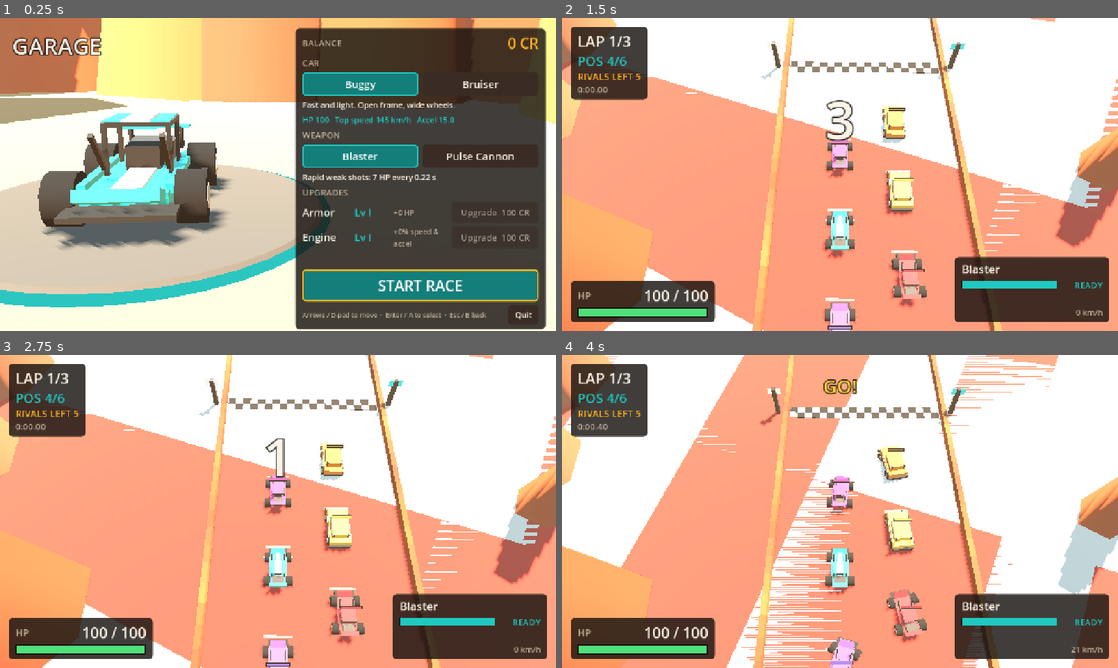
Above: before the commit, frames 1-4 (two rows, left to right).
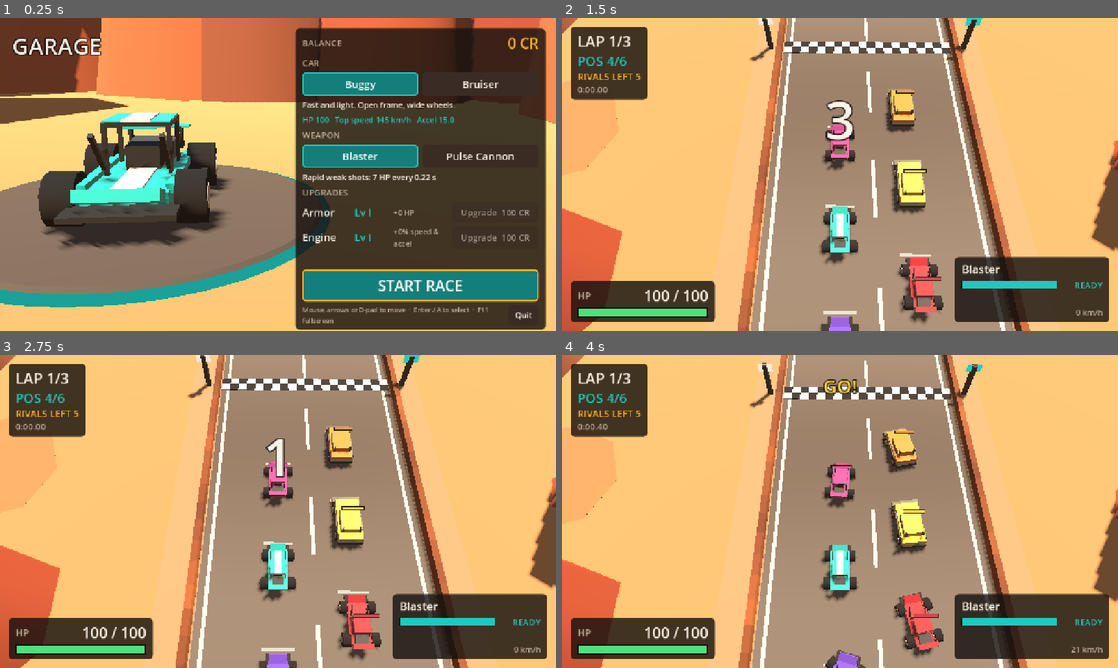
Above: after the commit, the same moments.

Repository: traumaplaylist/racing
Game: Godot game, scene res://scenes/garage.tscn
Two runs of this game, one before a commit and one after it. Both use one fixed random seed, a clock stepped at 60 frames per second and the inputs below.
Inputs (mouse positions are in pixels of both pictures, inside the frame that each line leads up to):
- Up to frame 1 (0.25 s): no input
- Up to frame 2 (1.5 s): click "START RACE" at 0.5 s; tap Enter (ui_accept) at 1.25, 1.35 s; move the mouse to (962, 158) at 1.27 s; hold D (steer_right) from 1.28 s (still down)
- Up to frame 3 (2.75 s): tap Enter (ui_accept) at 1.52, 1.82, 2, 2.27, 2.3, 2.57 s; move the mouse to (166, 527) at 2.02 s; release D (steer_right) at 2.03 s; hold S (brake) from 2.03 s (still down); tap J (fire) at 2.1 s
- Up to frame 4 (4 s): move the mouse to (895, 442) at 2.77 s; release S (brake) at 2.78 s; hold D (steer_right) 2.78-3.53 s; tap Enter (ui_accept) at 2.85, 3.77, 3.8 s; tap R (reset_car) at 3.5 s; move the mouse to (812, 574) at 3.52 s; hold W (accelerate) from 3.53 s (still down); tap J (fire) at 3.6 s

The runs differ from the first frame. In frame 1, 57% of the frame differs, in the area x 0-100%, y 0-100%; in frame 2, 83%; in frame 3, 83%; in frame 4, 85%.

Commit message:
Visual pass, Windows export, acceptance report
- Fix track strip offsets (giant curb polygons) and sRGB vertex colors
- Linear tonemap, softer fog; readable desert canyon from the race camera
- Chevron boards tilted to the camera, pointing into the turn
- Camera closer to spec framing; F3 FPS counter; explicit gamepad A/B in menus
- Progress-based bot unstick; stuck-bot test
- Export presets (Windows + Linux smoke), tools/build_windows.sh
- docs: BUILD, PLAY, ACCEPTANCE_REPORT; ASSETS.md

Co-Authored-By: Claude Opus 5.5 <noreply@anthropic.com>
Claude-Session: https://claude.ai/code/session_01LHF2r6UST9SmE59PJVpUn6

Diff:
--- a/data/strings_en.json
+++ b/data/strings_en.json
@@ -23,7 +23,7 @@
   "upgrade_cant_afford": "Need {0} CR",
   "start_race": "START RACE",
   "quit_game": "Quit",
-  "garage_hint": "Arrows / D-pad to move  ·  Enter / A to select  ·  Esc / B back",
+  "garage_hint": "Mouse, arrows or D-pad to move  ·  Enter / A to select  ·  F11 fullscreen",
   "hud_lap": "LAP {0}/{1}",
   "hud_pos": "POS {0}/{1}",
   "hud_rivals": "RIVALS LEFT {0}",
--- a/scripts/autoload/game.gd
+++ b/scripts/autoload/game.gd
@@ -32,6 +32,8 @@
 	_setup_input()
 	_parse_debug_args()
 	load_game()
+	if debug_flags.has("scene"):
+		_debug_start.call_deferred()
 
 
 # ---------------------------------------------------------------- profile
@@ -255,6 +257,40 @@
 	TMP_PATH = "user://profile_%s.tmp.json" % n
 
 
+# ---------------------------------------------------------------- debug (debug builds only)
+
+var _shot_t := -1.0
+
+
+## --debug-scene=race|garage|results  --debug-shot=<secs>:<file.png>  --debug-autopilot
+## --debug-result=<reason>  (fake result for the results screen)
+func _debug_start() -> void:
+	var sc := str(debug_flags["scene"])
+	if debug_flags.has("result"):
+		last_result = {"id": "debug", "outcome": "win" if debug_flags["result"] in ["finished_first", "last_standing"] else "loss",
+			"reason": debug_flags["result"], "rival": "Viper", "place": 3, "player_finished": debug_flags["result"] == "finished_first",
+			"player_alive": debug_flags["result"] != "destroyed", "time": 165.4, "kills": 2,
+			"reward": Cfg.reward_for(str(debug_flags["result"])), "car": car_id, "weapon": weapon_id}
+		if debug_flags["result"] == "finished_first":
+			last_result["place"] = 1
+		last_result["id"] = "debug-%d" % Time.get_ticks_usec()
+		commit_result(last_result)
+	get_tree().change_scene_to_file("res://scenes/%s.tscn" % sc)
+
+
+func _process(delta: float) -> void:
+	if not debug_flags.has("shot"):
+		return
+	if _shot_t < 0.0:
+		_shot_t = float(str(debug_flags["shot"]).split(":")[0])
+	_shot_t -= delta
+	if _shot_t <= 0.0:
+		var path := str(debug_flags["shot"]).split(":")[1]
+		get_viewport().get_texture().get_image().save_png(path)
+		print("screenshot saved: ", path)
+		get_tree().quit()
+
+
 # ---------------------------------------------------------------- flow
 
 func goto_garage() -> void:
@@ -320,9 +356,11 @@
 	_bind("reset_car", [_key(KEY_R), _joy_btn(JOY_BUTTON_Y)])
 	_bind("pause", [_key(KEY_ESCAPE), _joy_btn(JOY_BUTTON_START)])
 	_bind("toggle_fullscreen", [_key(KEY_F11)])
+	_bind("toggle_fps", [_key(KEY_F3)])
 	# Menus: Godot's ui_* already have arrows, Enter, D-pad, A/B. Add the left stick.
 	_bind("ui_left", [_joy_axis(JOY_AXIS_LEFT_X, -1.0)])
 	_bind("ui_right", [_joy_axis(JOY_AXIS_LEFT_X, 1.0)])
 	_bind("ui_up", [_joy_axis(JOY_AXIS_LEFT_Y, -1.0)])
 	_bind("ui_down", [_joy_axis(JOY_AXIS_LEFT_Y, 1.0)])
+	_bind("ui_accept", [_joy_btn(JOY_BUTTON_A)])
 	_bind("ui_cancel", [_joy_btn(JOY_BUTTON_B)])
--- a/scripts/race/bot_driver.gd
+++ b/scripts/race/bot_driver.gd
@@ -17,7 +17,10 @@
 
 var _lat := 0.0
 var _stuck_t := 0.0
-var _wrong_t := 0.0
+var _reverse_t := 0.0
+var _prog := 0.0
+var _prog_t := 0.0
+var _last_s := -1.0
 var _rng := RandomNumberGenerator.new()
 var _want_boost := true
 # trigger discipline: react, fire a burst, then hold fire for a while
@@ -97,23 +100,37 @@
 
 	# ---- stuck / wrong way → same reset the player uses
 	if race.is_racing():
-		if spd < 1.5:
-			_stuck_t += dt
-		else:
-			_stuck_t = maxf(0.0, _stuck_t - dt * 2.0)
-		if car.forward().dot(track.tangent_at(car.s)) < -0.3:
-			_wrong_t += dt
-		else:
-			_wrong_t = 0.0
-		if _stuck_t > 2.5 or _wrong_t > 3.0:
-			if race.request_reset(car):
-				_stuck_t = 0.0
-				_wrong_t = 0.0
-		# blocked against something: try reversing out briefly
-		if _stuck_t > 1.0 and _stuck_t < 2.2:
-			car.throttle = 0.0
-			car.brake = 1.0
-			car.steer = -car.steer
+		_unstick(dt, spd)
+
+
+## Progress-based: if the car gains < 4 m of track in 3 s it requests the shared reset.
+## Short reverse manoeuvres first try to free it from a wall.
+func _unstick(dt: float, spd: float) -> void:
+	if _last_s < 0.0:
+		_last_s = car.s
+	_prog += track.delta_s(_last_s, car.s)
+	_last_s = car.s
+	_prog_t += dt
+	if _prog_t >= 3.0:
+		if _prog < 4.0:
+			race.request_reset(car)
+			_reverse_t = 0.0
+		_prog = 0.0
+		_prog_t = 0.0
+	if _reverse_t > 0.0:
+		_reverse_t -= dt
+		car.throttle = 0.0
+		car.brake = 1.0
+		car.steer = -car.steer
+		car.handbrake = false
+		return
+	if spd < 1.5 and car.throttle > 0.5:
+		_stuck_t += dt
+		if _stuck_t > 0.8:
+			_stuck_t = 0.0
+			_reverse_t = 1.0
+	else:
+		_stuck_t = 0.0
 
 
 func _pickup_line(target: float, hw: float) -> float:
--- a/scripts/race/race_camera.gd
+++ b/scripts/race/race_camera.gd
@@ -5,14 +5,14 @@
 
 @export var pitch_deg := 61.0
 @export var car_screen_y := 0.68         # player position from the top of the frame
-@export var dist_slow := 34.0            # camera→car distance when stopped
-@export var dist_fast := 46.0            # at top speed (pulls back to show turns earlier)
+@export var dist_slow := 29.0            # camera→car distance when stopped
+@export var dist_fast := 39.0            # at top speed (pulls back to show turns earlier)
 @export var yaw_smooth := 4.5
 @export var dist_smooth := 1.5
 
 var target: RaceCar
 var _yaw := 0.0
-var _dist := 34.0
+var _dist := 29.0
 var _shake := 0.0
 var _init_done := false
 
--- a/scripts/race/race_scene.gd
+++ b/scripts/race/race_scene.gd
@@ -15,3 +15,5 @@
 	hud.bind(race)
 	race.result_fixed.connect(func(r: Dictionary) -> void: Game.commit_result(r))
 	race.race_finished.connect(func(_r: Dictionary) -> void: Game.goto_results())
+	if Game.debug_flags.has("pause"):
+		get_tree().create_timer(float(Game.debug_flags["pause"])).timeout.connect(hud.set_paused.bind(true))
--- a/scripts/track/track_builder.gd
+++ b/scripts/track/track_builder.gd
@@ -54,13 +54,13 @@
 	sky.sky_material = sm
 	env.background_mode = Environment.BG_SKY
 	env.sky = sky
-	env.ambient_light_source = Environment.AMBIENT_SOURCE_SKY
-	env.ambient_light_energy = 0.75
-	env.tonemap_mode = Environment.TONE_MAPPER_FILMIC
-	env.tonemap_exposure = 1.05
+	env.ambient_light_source = Environment.AMBIENT_SOURCE_COLOR
+	env.ambient_light_color = Color("c9b8a6")
+	env.ambient_light_energy = 0.35
+	env.tonemap_mode = Environment.TONE_MAPPER_LINEAR
 	env.fog_enabled = true
-	env.fog_light_color = Color("e2bf98")
-	env.fog_density = 0.0016
+	env.fog_light_color = Color("c99a72")
+	env.fog_density = 0.0007
 	env.fog_sky_affect = 0.3
 	var we := WorldEnvironment.new()
 	we.environment = env
@@ -68,7 +68,7 @@
 	var sun := DirectionalLight3D.new()
 	sun.rotation_degrees = Vector3(-52, -38, 0)
 	sun.light_color = Color(1.0, 0.92, 0.8)
-	sun.light_energy = 1.25
+	sun.light_energy = 1.0
 	sun.shadow_enabled = true
 	sun.directional_shadow_max_distance = 140.0
 	sun.directional_shadow_mode = DirectionalLight3D.SHADOW_ORTHOGONAL
@@ -84,12 +84,12 @@
 	m.albedo_color = SAND
 	m.roughness = 1.0
 	mi.material_override = m
-	mi.position = Vector3(130, -0.02, 40)
+	mi.position = Vector3(130, -0.03, 40)
 	root.add_child(mi)
 	# darker sand patches for texture/scale cues
-	var mm := _multimesh(_cyl_mesh(1.0, 1.0, 0.02, 8), 260, true)
+	var mm := _multimesh(_cyl_mesh(1.0, 1.0, 0.01, 8), 260, true)
 	for i in 260:
-		var p := Vector3(rng.randf_range(-350, 600), 0.0, rng.randf_range(-450, 550))
+		var p := Vector3(rng.randf_range(-350, 600), -0.012, rng.randf_range(-450, 550))
 		var r := rng.randf_range(4, 18)
 		var t := Transform3D(Basis().scaled(Vector3(r, 1, r * rng.randf_range(0.5, 1.2))).rotated(Vector3.UP, rng.randf() * TAU), p)
 		mm.multimesh.set_instance_transform(i, t)
@@ -97,7 +97,7 @@
 	root.add_child(mm)
 
 
-func _strip(offset_a: float, offset_b: float, y: float, color: Color, jitter := 0.0, filter := Callable()) -> MeshInstance3D:
+func _strip(offset_a: Vector2, offset_b: Vector2, y: float, color: Color, jitter := 0.0, filter := Callable()) -> MeshInstance3D:
 	var st := SurfaceTool.new()
 	st.begin(Mesh.PRIMITIVE_TRIANGLES)
 	var n := track.count
@@ -127,34 +127,30 @@
 	mi.mesh = st.commit()
 	var m := StandardMaterial3D.new()
 	m.vertex_color_use_as_albedo = true
+	m.vertex_color_is_srgb = true
 	m.roughness = 0.95
 	mi.material_override = m
 	root.add_child(mi)
 	return mi
 
 
-## Offsets >= 1000 are relative to the half width: 1000 + x means (half_width + x).
-## Offsets <= -1000 mean -(half_width + x).
-static func _off(o: float, hw: float) -> float:
-	if o >= 1000.0:
-		return hw + (o - 1000.0)
-	if o <= -1000.0:
-		return -(hw + (-o - 1000.0))
-	return o
+## Lateral offset encoded as Vector2(k, c) = k * half_width + c (meters, + = right).
+static func _off(o: Vector2, hw: float) -> float:
+	return o.x * hw + o.y
 
 
 func _road() -> void:
-	_strip(-1003.0, -1000.0, 0.01, SHOULDER)
-	_strip(1000.0, 1003.0, 0.01, SHOULDER)
-	_strip(-1000.0, 1000.0, 0.02, ASPHALT, 0.04)
+	_strip(Vector2(-1, -3.5), Vector2(-1, 0), 0.01, SHOULDER)
+	_strip(Vector2(1, 0), Vector2(1, 3.5), 0.01, SHOULDER)
+	_strip(Vector2(-1, 0), Vector2(1, 0), 0.02, ASPHALT, 0.04)
 
 
 func _lines() -> void:
 	# edge lines
-	_strip(-999.4, -999.05, 0.03, LINE)
-	_strip(999.05, 999.4, 0.03, LINE)
+	_strip(Vector2(-1, 0.6), Vector2(-1, 0.95), 0.03, LINE)
+	_strip(Vector2(1, -0.95), Vector2(1, -0.6), 0.03, LINE)
 	# dashed center line on wide sections
-	_strip(-0.18, 0.18, 0.03, LINE, 0.0, func(i: int) -> bool:
+	_strip(Vector2(0, -0.18), Vector2(0, 0.18), 0.03, LINE, 0.0, func(i: int) -> bool:
 		return (i / 3) % 2 == 0 and track.half_w[i] >= 8.5)
 	# red/white curbs on curves
 	var curvy := func(i: int) -> bool:
@@ -163,10 +159,10 @@
 		return curvy.call(i) and i % 2 == 0
 	var white_c := func(i: int) -> bool:
 		return curvy.call(i) and i % 2 == 1
-	_strip(-1000.0, -998.9, 0.035, Color("c7372c"), 0.0, red_c)
-	_strip(-1000.0, -998.9, 0.035, LINE, 0.0, white_c)
-	_strip(998.9, 1000.0, 0.035, Color("c7372c"), 0.0, red_c)
-	_strip(998.9, 1000.0, 0.035, LINE, 0.0, white_c)
+	_strip(Vector2(-1, 0), Vector2(-1, 1.1), 0.035, Color("c7372c"), 0.0, red_c)
+	_strip(Vector2(-1, 0), Vector2(-1, 1.1), 0.035, LINE, 0.0, white_c)
+	_strip(Vector2(1, -1.1), Vector2(1, 0), 0.035, Color("c7372c"), 0.0, red_c)
+	_strip(Vector2(1, -1.1), Vector2(1, 0), 0.035, LINE, 0.0, white_c)
 
 
 func _multimesh(mesh: Mesh, count: int, colors: bool) -> MultiMeshInstance3D:
@@ -179,6 +175,7 @@
 	mi.multimesh = mm
 	var m := StandardMaterial3D.new()
 	m.vertex_color_use_as_albedo = colors
+	m.vertex_color_is_srgb = colors
 	m.roughness = 0.9
 	mi.material_override = m
 	return mi
@@ -229,7 +226,7 @@
 			var t := track.tans[i]
 			var r := TrackData.right_of(t)
 			var outside := -signf(c)   # right turn (c > 0) → outside is left (−)
-			var p: Vector2 = track.pts[i] + r * outside * (track.half_w[i] + 1.5)
+			var p: Vector2 = track.pts[i] + r * outside * (track.half_w[i] + 2.6)
 			var node := Node3D.new()
 			node.position = Vector3(p.x, 0, p.y)
 			# board faces oncoming traffic, tilted back to read from the high camera
@@ -237,24 +234,24 @@
 			root.add_child(node)
 			var board := MeshInstance3D.new()
 			var bm := BoxMesh.new()
-			bm.size = Vector3(2.6, 1.5, 0.15)
+			bm.size = Vector3(3.2, 1.9, 0.15)
 			board.mesh = bm
 			board.material_override = board_mat
-			board.position = Vector3(0, 1.15, 0)
-			board.rotation.x = -0.6
+			board.position = Vector3(0, 1.0, 0)
+			board.rotation.x = -1.1   # tilted back so the face reads from the high camera
 			node.add_child(board)
-			# chevron ">" pointing toward the turn direction (in board local X)
-			var dir := signf(c)   # board faces -travel, so local +X is world right of driver mirrored
+			# ">" pointing into the turn. Board local +X = driver's right.
+			var dir := signf(c)       # + = right turn
 			for k in [-1.0, 1.0]:
 				var bar := MeshInstance3D.new()
 				var sb := BoxMesh.new()
-				sb.size = Vector3(0.95, 0.24, 0.05)
+				sb.size = Vector3(1.35, 0.34, 0.05)
 				bar.mesh = sb
 				bar.material_override = chev_mat
-				bar.position = Vector3(-dir * 0.0, k * 0.3, -0.1)
-				bar.rotation.z = k * dir * 0.7
+				bar.position = Vector3(0, k * 0.42, 0.1)
+				bar.rotation.z = -k * dir * 0.7
 				board.add_child(bar)
-			i += 6
+			i += 5
 		else:
 			i += 1
 
--- a/scripts/ui/hud.gd
+++ b/scripts/ui/hud.gd
@@ -19,6 +19,7 @@
 var msg_l: Label
 var hint_l: Label
 var hit_l: Label
+var fps_l: Label
 var dmg_flash: ColorRect
 var pause_root: Control
 var _msg_t := 0.0
@@ -135,6 +136,12 @@
 	_anchor(hint_l, Control.PRESET_CENTER_BOTTOM, 30)
 	hint_l.grow_horizontal = Control.GROW_DIRECTION_BOTH
 
+	fps_l = UiKit.label("", 18, UiKit.TEXT, 4)
+	fps_l.visible = false
+	root.add_child(fps_l)
+	_anchor(fps_l, Control.PRESET_TOP_RIGHT)
+	fps_l.grow_horizontal = Control.GROW_DIRECTION_BEGIN
+
 	_build_pause(root)
 
 
@@ -183,6 +190,8 @@
 
 
 func _unhandled_input(event: InputEvent) -> void:
+	if event.is_action_pressed("toggle_fps"):
+		fps_l.visible = not fps_l.visible
 	if event.is_action_pressed("pause"):
 		set_paused(not get_tree().paused)
 		get_viewport().set_input_as_handled()
@@ -227,6 +236,8 @@
 	UiKit.set_bar(boost_bar, p.boost_t / Cfg.BOOST_TIME)
 	speed_l.text = "%d %s" % [roundi(absf(p.vf) * 3.6), Loc.t("hud_kmh")]
 
+	if fps_l.visible:
+		fps_l.text = "%d FPS  %.1f ms" % [Engine.get_frames_per_second(), 1000.0 / maxf(1.0, Engine.get_frames_per_second())]
 	if race.phase == RaceManager.Phase.COUNTDOWN:
 		count_l.text = str(ceili(race.countdown))
 	else:
--- /dev/null
+++ b/tests/render_test.gd
@@ -0,0 +1,35 @@
+extends Node3D
+var variant := 0
+var frames := 0
+var cam: Camera3D
+var t: TrackData
+const OUT := "user://"   # render-check images land in the user data dir
+func _ready() -> void:
+	t = TrackData.new()
+	_build()
+func _build() -> void:
+	for c in get_children(): c.free()
+	var tv := TrackBuilder.build(self, t, variant != 1)
+	if variant == 1:
+		var sun := DirectionalLight3D.new()
+		sun.rotation_degrees = Vector3(-52, -38, 0)
+		add_child(sun)
+	if variant == 2:
+		for c in tv.get_children():
+			if c is WorldEnvironment:
+				c.environment.fog_enabled = false
+	cam = Camera3D.new()
+	add_child(cam)
+	cam.fov = 50
+	cam.look_at_from_position(Vector3(0, 35, -20), Vector3(0, 0, 20))
+	cam.current = true
+	frames = 0
+func _process(_d: float) -> void:
+	frames += 1
+	if frames == 5:
+		get_viewport().get_texture().get_image().save_png(OUT + "rt%d.png" % variant)
+		variant += 1
+		if variant > 2:
+			get_tree().quit()
+		else:
+			_build()
--- /dev/null
+++ b/tests/render_test.tscn
@@ -0,0 +1,6 @@
+[gd_scene load_steps=2 format=3]
+
+[ext_resource type="Script" path="res://tests/render_test.gd" id="1"]
+
+[node name="RT" type="Node3D"]
+script = ExtResource("1")
--- a/tests/sim_test.gd
+++ b/tests/sim_test.gd
@@ -71,6 +71,7 @@
 	t_weapons()
 	t_pickups()
 	t_timeout()
+	t_bot_unstuck()
 	t_profile()
 	print("\nRESULT: %d passed, %d failed" % [passes, fails])
 	game.set_profile_name("test")
@@ -383,3 +384,28 @@
 	game.select("bruiser", "pulse")
 	var txt := FileAccess.get_file_as_string(game.SAVE_PATH)
 	check(game.save_blocked and txt.contains("99"), "newer format not overwritten")
+
+
+func t_bot_unstuck() -> void:
+	var r := new_race()
+	run_countdown(r)
+	steps(r, 60 * 11)
+	var bot := r.cars[2]
+	# jam the bot nose-first into the barrier, facing backwards across the track
+	var s := bot.s
+	var t := r.track.tangent_at(s)
+	var side := TrackData.right_of(t)
+	var hw := r.track.half_width_at(s)
+	bot.place_at(r.track.point_at(s) + side * (hw - 2.5), TrackData.heading_of(-t) + 1.2)
+	var cps := bot.cps_passed
+	var reset_seen := false
+	for i in 60 * 8:
+		r.step(DT)
+		if bot.reset_cd > 0.0:
+			reset_seen = true
+			break
+	check(reset_seen or bot.forward().dot(r.track.tangent_at(bot.s)) > 0.5, "stuck bot recovers (reset or drives out)",
+		"reset=%s" % reset_seen)
+	steps(r, 60 * 12)
+	check(bot.cps_passed > cps, "bot keeps progressing after recovery", "%d -> %d" % [cps, bot.cps_passed])
+	r.queue_free()
Not shown, added: docs/PLAY.txt
Not shown, added: export_presets.cfg
Not shown, added: tests/balance.gd.uid
Not shown, added: tests/render_test.gd.uid
Not shown, added: tests/sim_test.gd.uid
Not shown, added: ASSETS.md
Not shown, added: docs/ACCEPTANCE_REPORT.md
Not shown, added: docs/BUILD.md
Not shown, added: tools/build_windows.sh
